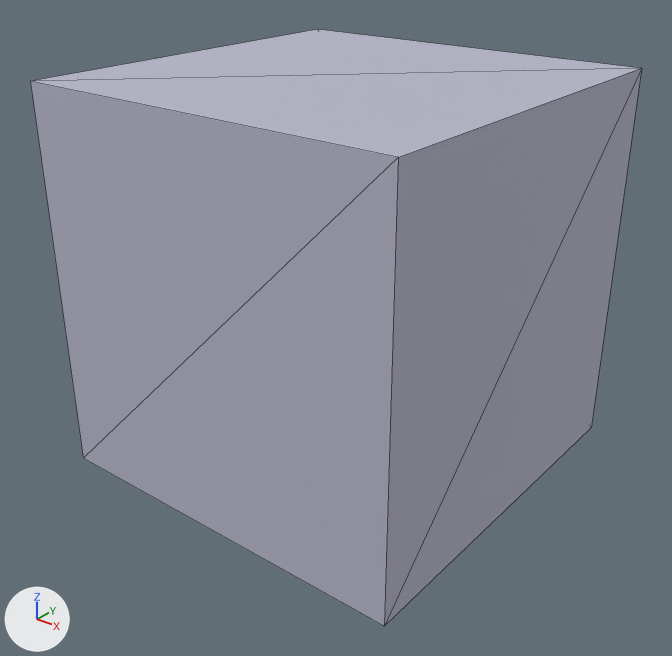
An edit to the glTF model assets/models/eteks-texturablecylinder0.glb, drawn before and after from the same camera.
Rendered twice from a 50 mm camera at (134.7, -172.1, 141.0) aimed at (1.8, -6.0, 38.0). Arrows for +X, +Y and +Z are at lower left; the lights stay in place. The picture after the commit comes second. Mesh edges are drawn as thin lines. Vertices at exactly the same position are counted once.

Script lines for the objects in view, before the commit:
```python
me_mesh_0 = bpy.data.meshes.new('Mesh_0')
me_mesh_0.from_pydata(...)  # a box spanning x -50.0..50.0, y -50.0..50.0, z -50.0..50.0
me_mesh_0.materials.append(mat_material_0)  # light grey #b8b8cb
ob_mesh_0 = bpy.data.objects.new('Mesh_0', me_mesh_0)
ob_mesh_0.parent = ob_node_0
ob_mesh_0.location = (0.0, 0.0, 50.0)
ob_node_0 = bpy.data.objects.new('Node_0', None)
ob_node_0.location = (0.0, 0.0, 0.0)
```
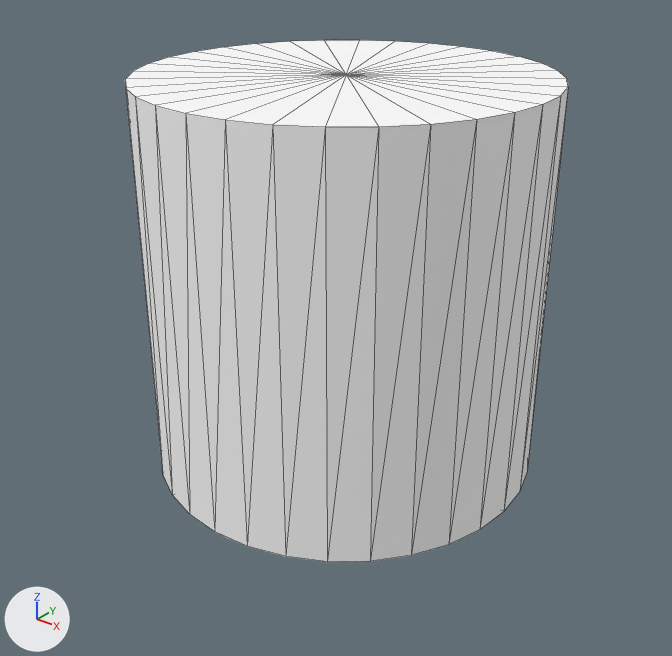
ob_node_0 is not drawn itself; it is the parent of ob_mesh_0.

What differs and where, as boxes (x1, y1, x2, y2) in the pictures (672 x 656 px):
'Mesh_0', reshaped, moved, rescaled, recoloured (light grey to white, 28% narrower, 13% shorter)
    before: (30, 29, 642, 626)
    after: (125, 40, 568, 562)

What the commit changed:
Material 'top' (mat_top) is new.
Its base color is (1.0, 1.0, 1.0) (white #ffffff).
Its roughness is 1.0.
Material 'cylinder' (mat_cylinder) is new.
Its base color is (1.0, 1.0, 1.0) (white #ffffff).
Its roughness is 1.0.
Material 'bottom' (mat_bottom) is new.
Its base color is (1.0, 1.0, 1.0) (white #ffffff).
Its roughness is 1.0.
me_mesh_0 is used by ob_mesh_0; parent ob_node_0; location (0.0, 0.0, 50.0).
me_mesh_0 had 8 vertices, 12 faces and spanned x -50.0..50.0, y -50.0..50.0, z -50.0..50.0.
me_mesh_0 no longer uses material mat_material_0 (light grey #b8b8cb).
me_mesh_0 now has 66 vertices, 128 faces and spans x 0.0..1.0, y 0.0..1.0, z 0.0..1.0.
me_mesh_0 part 1: the whole mesh is rebuilt.
me_mesh_0 gains material mat_top (white #ffffff).
me_mesh_0 gains material mat_cylinder (white #ffffff).
me_mesh_0 gains material mat_bottom (white #ffffff).
Object 'Node_0' (ob_node_0) moves from (0.0, 0.0, 0.0) to (-50.0, -50.0, 0.0).
Object 'Node_0' (ob_node_0) is rescaled from (1.0, 1.0, 1.0) to (100.0, 100.0, 100.0).
Object 'Mesh_0' (ob_mesh_0) moves from (0.0, 0.0, 50.0) to (0.0, 0.0, 0.0).
